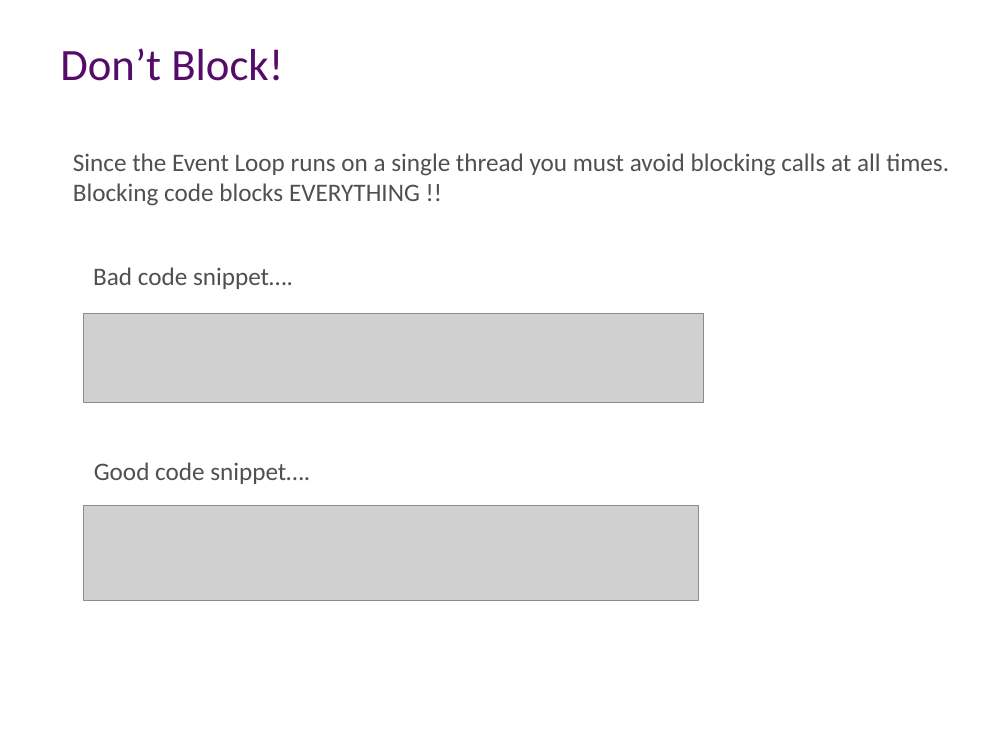
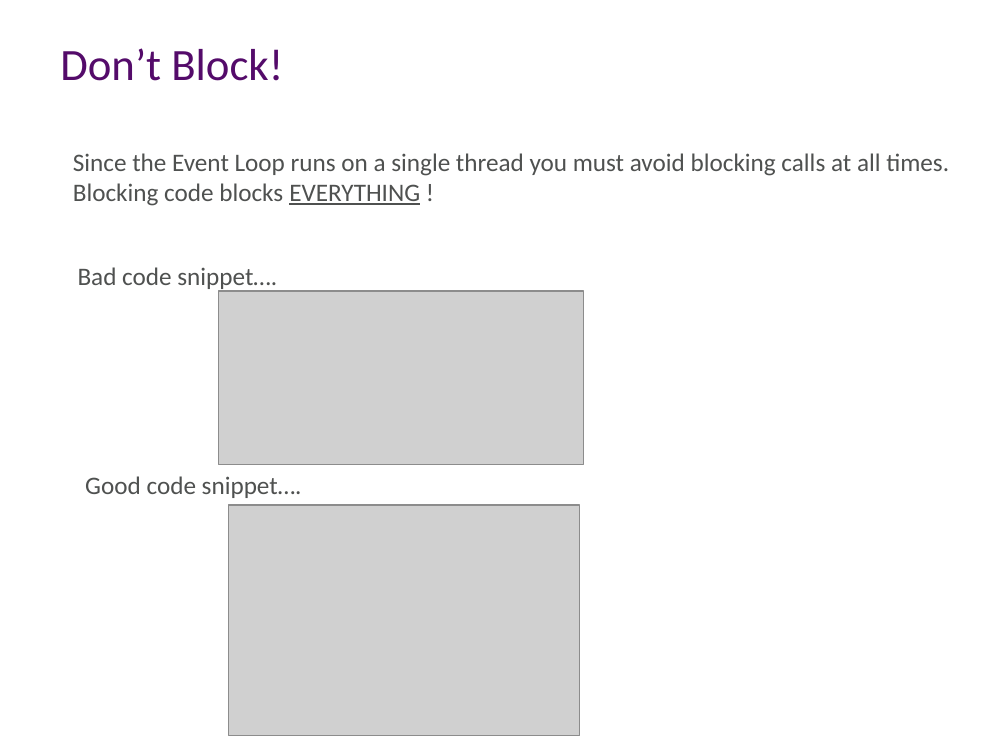
Before and after one commit to aidancasey/AzureNodeChatClient, a slide deck: slide 9 of presentation/Building Node.js Applications on Windows Azure.pptx. Drawn at 1008x756 pixels with LibreOffice and Linux fonts; fonts in the diff are those of the drawing; grey boxes stand for pictures; background and template pictures are left out. Boxes give left, top, right and bottom in pixels: in the first picture for what was removed or moved away, otherwise in the second. Text is boxed around its words. In the diff, an @@ line names an element or a change of style, - is before the commit and + after.

```diff
--- a/presentation/Building Node.js Applications on Windows Azure.pptx
+++ b/presentation/Building Node.js Applications on Windows Azure.pptx
@@ text at (73, 183, 420, 206): text changed @@
-Blocking code blocks EVERYTHING !!
+Blocking code blocks EVERYTHING !
@@ text "Bad code snippet….": place and size @@
-text "Bad code snippet…." at (93, 267, 293, 289)
+text "Bad code snippet…." at (78, 267, 277, 291)
@@ picture added at (219, 291, 584, 465) @@
@@ picture removed at (84, 313, 705, 403) @@
@@ text "Good code snippet….": place and size @@
-text "Good code snippet…." at (94, 462, 310, 484)
+text "Good code snippet…." at (85, 476, 302, 498)
@@ picture removed at (84, 506, 700, 601) @@
@@ picture added at (229, 505, 580, 736) @@
```
Also in this commit, not shown: 8 other slides changed, 4 other files.
